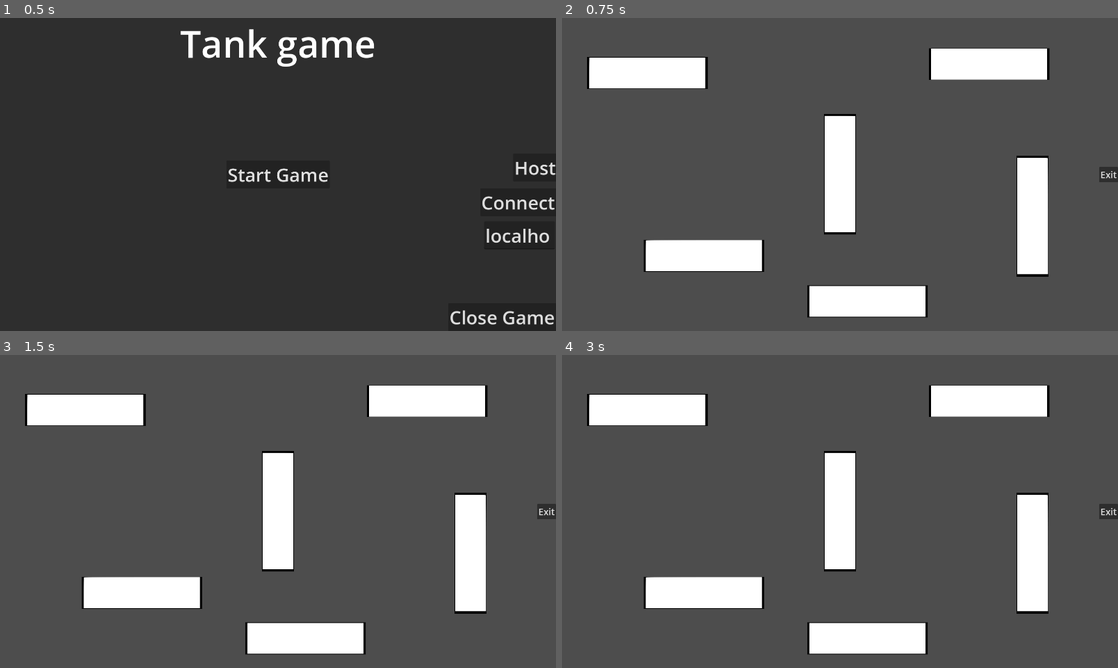
Above: before the commit, frames 1-4 (two rows, left to right).
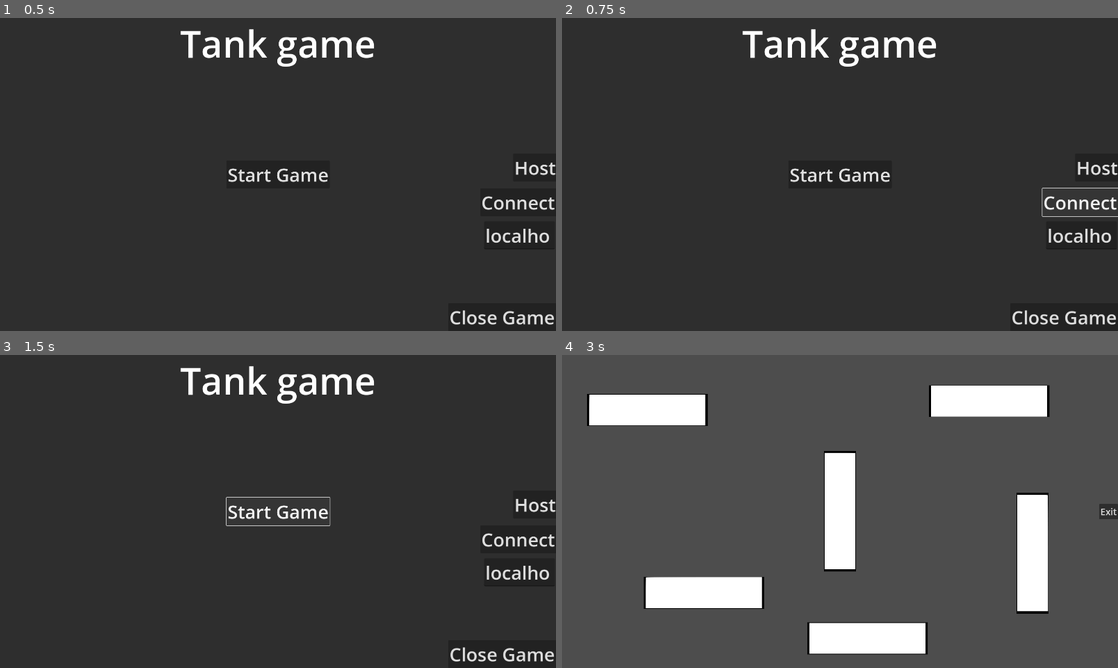
Above: after the commit, the same moments.

Repository: alexandros3015/tank-game
Game: Godot game, scene res://scenes/main_menu.tscn
Two runs of this game, one before a commit and one after it. Both use one fixed random seed, a clock stepped at 60 frames per second and the inputs below. The engine's default icon, where the game draws it, is replaced by a stand-in: a white triangle on a blue panel in a dark square.
Inputs (mouse positions are in pixels of both pictures, inside the frame that each line leads up to):
- Up to frame 1 (0.5 s): no input
- Up to frame 2 (0.75 s): click "Connect" at 0.5 s
- Up to frame 3 (1.5 s): click (278, 511) at 1.25 s, where only the run after the commit has a clickable "Start Game"
- Up to frame 4 (3 s): click (840, 511) at 2 s, where only the run after the commit has a clickable "Start Game"; click (1095, 505) at 2.75 s, where only the run after the commit has a clickable "Host"

Frame 1 is identical in both runs. In frame 2, 98% of the frame differs, in the area x 0-100%, y 0-100%; in frame 3, 98%; in frame 4, nothing differs.

Commit message:
Hopefully fixed dedicated server connection issue

Diff:
--- a/scripts/main_menu.gd
+++ b/scripts/main_menu.gd
@@ -8,6 +8,8 @@
 
 	if OS.has_feature("dedicated_server"):
 		host()
+
+	multiplayer.connected_to_server.connect(_server_connected)
 
 # Called every frame. 'delta' is the elapsed time since the previous frame.
 func _process(delta: float) -> void:
@@ -23,7 +25,7 @@
 	peer = ENetMultiplayerPeer.new()
 	peer.create_client(ip, 6969)
 	multiplayer.multiplayer_peer = peer
-	get_tree().change_scene_to_file.call_deferred("res://scenes/mainareaMULTIPLAER.tscn")
+
 
 
 func _on_start_pressed() -> void:
@@ -44,3 +46,6 @@
 
 func _on_host_pressed() -> void:
 	host()
+
+func _server_connected() -> void:
+	get_tree().change_scene_to_file.call_deferred("res://scenes/mainareaMULTIPLAER.tscn")
